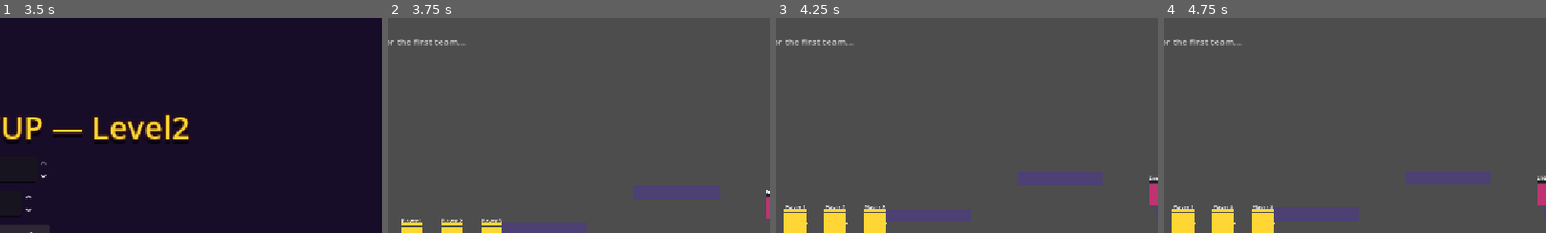
Above: before the commit, frames 1-4 (left to right).
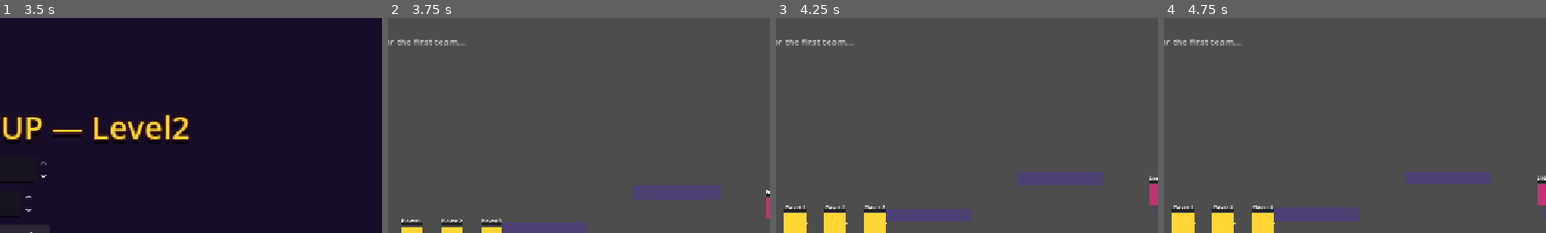
Above: after the commit, the same moments.

Repository: SDVGames-Studio/forms
Game: Godot game, scene res://Main.tscn
Same seed, same stepped clock (60 frames per second), same inputs: the game is played once before the commit and once after it.
Inputs (mouse positions are % of the whole screen's width and height, from its top left):
- Up to frame 1 (3.5 s): click "New game" at 0.5 s; click "Level 2" at 1.25 s; click "Normal" at 2 s; click "Normal" at 2.75 s
- Up to frame 2 (3.75 s): click "START" at 3.5 s
- Up to frame 3 (4.25 s): no input
- Up to frame 4 (4.75 s): click (90, 87) at 4.27 s
The pictures show only the part of the screen within x 48-98%, y 2-52%; the shares and areas given below are measured in that part.

Frame 1 is identical in both runs. In frame 2, 0.2% of the frame differs, in the area x 3-30%, y 95-97%; in frame 3, 0.2%, in the area x 2-29%, y 88-91%; in frame 4, 0.2%.

Commit message:
fix: health bar no longer drawn as a second body shape (#178)
The health bar background ColorRect was converted into a ShapeVisual by
_apply_team_shape, drawing a duplicate star/triangle over every figure.
Name the bar background and skip it in the team color and shape passes;
add regression test test_issue178 and fix test_issue169's visual lookup.

Diff:
--- a/Player.gd
+++ b/Player.gd
@@ -109,7 +109,7 @@
 func _apply_team_color() -> void:
 	for child in get_children():
 		var rect := child as ColorRect
-		if rect != null and rect.name != "Shield":
+		if rect != null and rect.name != "Shield" and rect.name != "HealthBarBackground":
 			rect.color = team_color
 
 
@@ -120,7 +120,9 @@
 		return
 	for child in get_children():
 		var rect := child as ColorRect
-		if rect != null:
+		# Issue #178: the health bar background must stay a bar — converting
+		# it drew a second body shape over each figure.
+		if rect != null and rect.name != "HealthBarBackground":
 			rect.visible = false
 			var visual_name := String(rect.name) + "Shape"
 			if get_node_or_null(NodePath(visual_name)) != null:
@@ -231,6 +233,8 @@
 	add_child(name_label)
 
 	var background := ColorRect.new()
+	# Issue #178: named so the team shape/color passes skip it.
+	background.name = "HealthBarBackground"
 	background.offset_left = -BAR_WIDTH / 2.0
 	background.offset_top = -44.0
 	background.offset_right = BAR_WIDTH / 2.0
--- a/tests/test_issue169.gd
+++ b/tests/test_issue169.gd
@@ -38,7 +38,7 @@
 		var visual: ColorRect = null
 		var shape_visual: Control = null
 		for child in member.get_children():
-			if child is ColorRect:
+			if child is ColorRect and child.name != "HealthBarBackground":
 				visual = child
 			elif child is Control and child.has_method("set_shape"):
 				shape_visual = child
--- /dev/null
+++ b/tests/test_issue178.gd
@@ -0,0 +1,28 @@
+extends Node
+## Issue #178 regression test: the health bar background must not be
+## converted into a second body shape (the "double shapes" bug).
+
+func _ready() -> void:
+	var failures: Array[String] = []
+	GameConfig.team_shape = "star"
+	GameConfig.team_color = Color.RED
+	var level: Node = load("res://Level.tscn").instantiate()
+	add_child(level)
+	await get_tree().process_frame
+	await get_tree().process_frame
+	for member in get_tree().get_nodes_in_group("player_team"):
+		var shapes := 0
+		for child in member.get_children():
+			if child is Control and child.has_method("set_shape"):
+				shapes += 1
+		if shapes != 1:
+			failures.append("%s has %d shape visuals, expected 1" % [member.name, shapes])
+		var bar := member.get_node_or_null("HealthBarBackground") as ColorRect
+		if bar == null or not bar.visible:
+			failures.append("%s health bar background missing or hidden" % member.name)
+	if failures.is_empty():
+		print("TEST_ISSUE178 PASS")
+	else:
+		for failure in failures:
+			print("TEST_ISSUE178 FAIL: " + failure)
+	get_tree().quit(0 if failures.is_empty() else 1)
--- /dev/null
+++ b/tests/test_issue178.tscn
@@ -0,0 +1,6 @@
+[gd_scene load_steps=2 format=3]
+
+[ext_resource type="Script" path="res://tests/test_issue178.gd" id="1"]
+
+[node name="TestIssue178" type="Node"]
+script = ExtResource("1")
